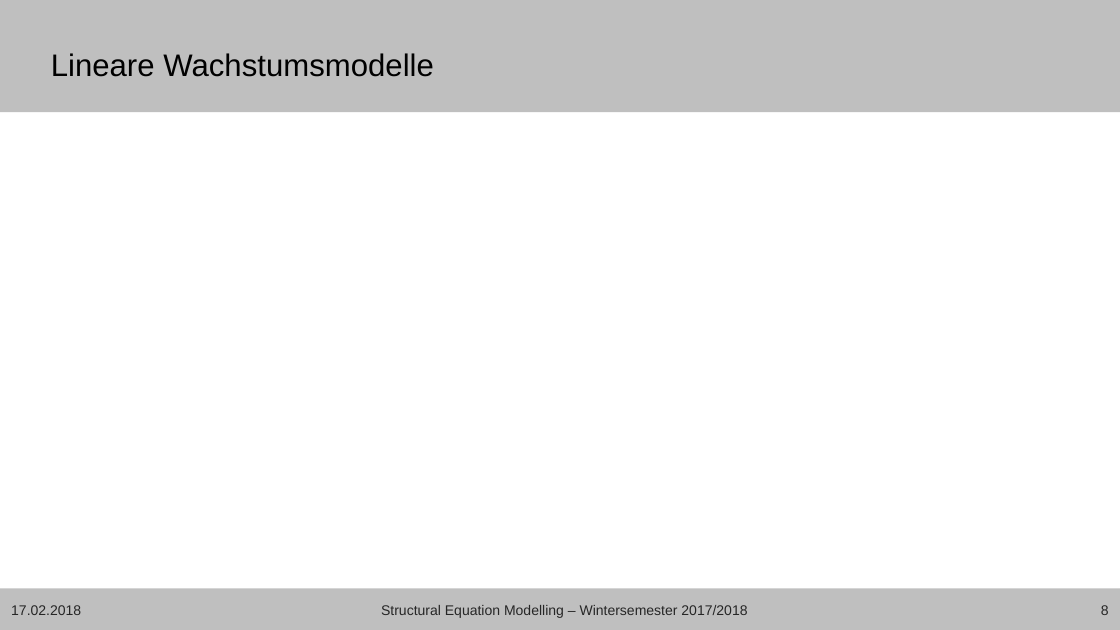
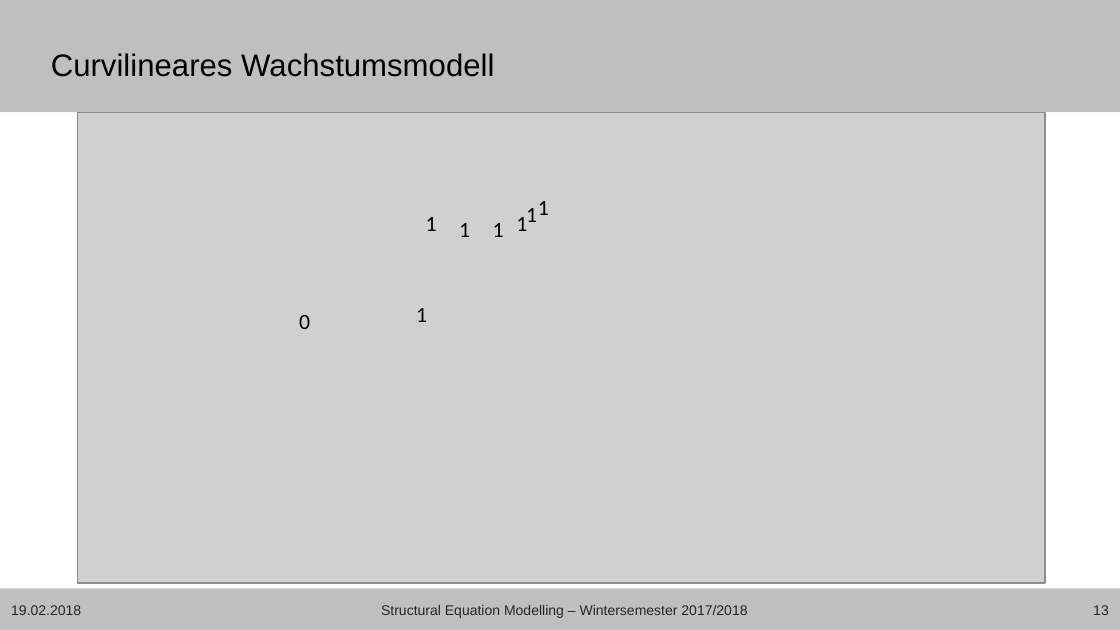
Before and after one commit to mircopp/Structural-Equation-Modeling, a slide deck: slide 13 of Christian_sem17_18_wachstumsmodelle_präsentation.pptx (slide 8 before the commit). Drawn at 1120x630 pixels with LibreOffice and Linux fonts; fonts in the diff are those of the drawing; grey boxes stand for pictures; background and template pictures are left out. Boxes give left, top, right and bottom in pixels: in the first picture for what was removed or moved away, otherwise in the second. Text is boxed around its words. In the diff, an @@ line names an element or a change of style, - is before the commit and + after.

```diff
--- a/Christian_sem17_18_wachstumsmodelle_präsentation.pptx
+++ b/Christian_sem17_18_wachstumsmodelle_präsentation.pptx
@@ title at (51, 53, 494, 77): text changed @@
-Lineare Wachstumsmodelle
+Curvilineares Wachstumsmodell
@@ picture added at (77, 112, 1045, 584) @@
@@ text added at (513, 204, 528, 242), 14 pt, text #000000 @@
+1
@@ text added at (534, 188, 549, 216), 14 pt, text #000000 @@
+1
@@ text added at (426, 217, 437, 231), 14 pt, text #000000 @@
+1
@@ text added at (459, 223, 470, 237), 14 pt, text #000000 @@
+1
@@ text added at (493, 223, 504, 237), 14 pt, text #000000 @@
+1
@@ text added at (516, 217, 527, 231), 14 pt, text #000000 @@
+1
@@ text added at (299, 315, 310, 329), 14 pt, text #000000 @@
+0
@@ text added at (416, 308, 427, 322), 14 pt, text #000000 @@
+1
@@ text at (11, 605, 81, 615): text changed @@
-17.02.2018
+19.02.2018
@@ page number at (1093, 605, 1109, 615): text changed @@
-8
+13
```
Also in this commit, not shown: 7 other slides changed, 6 slides added, 2 other files.
